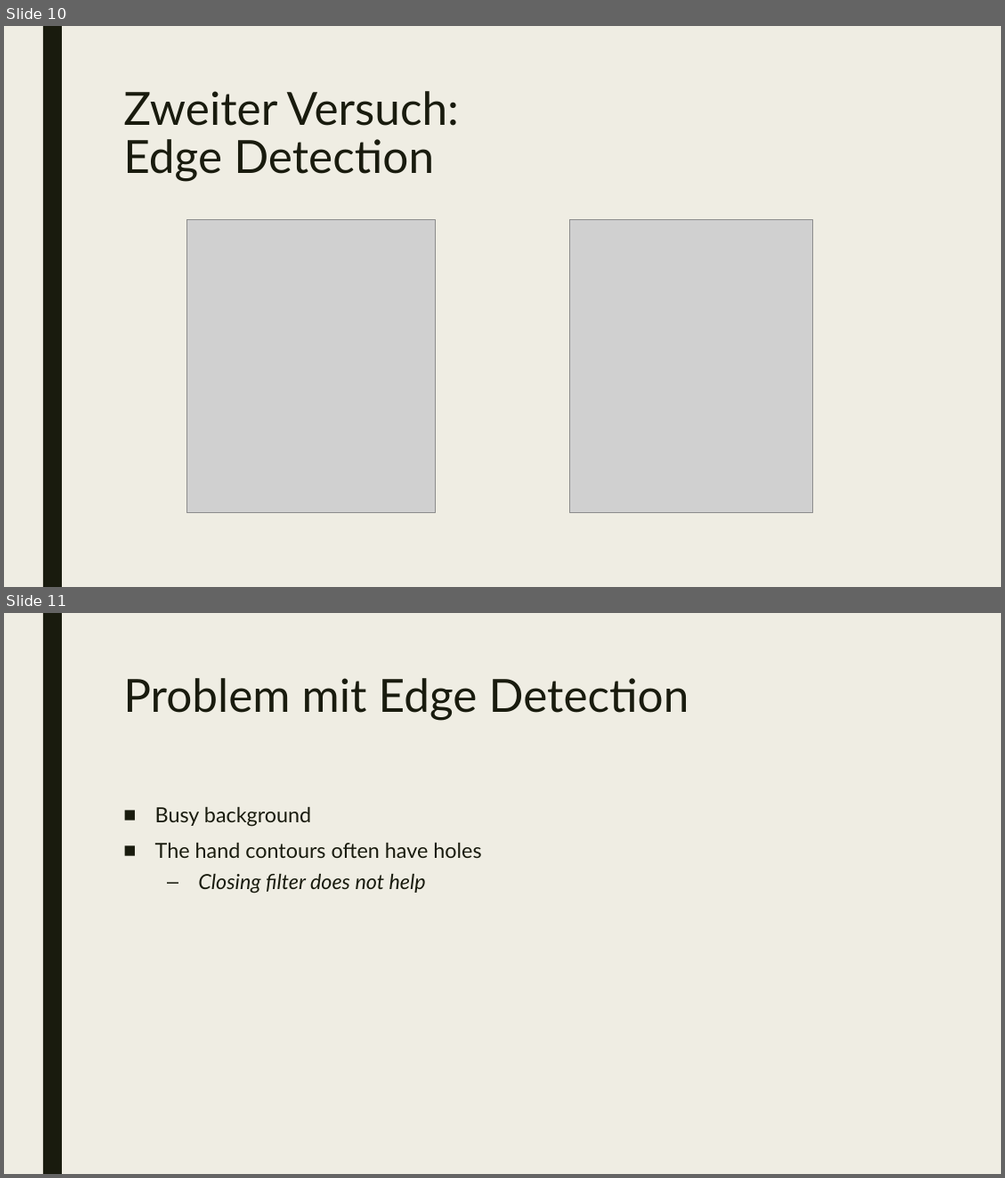
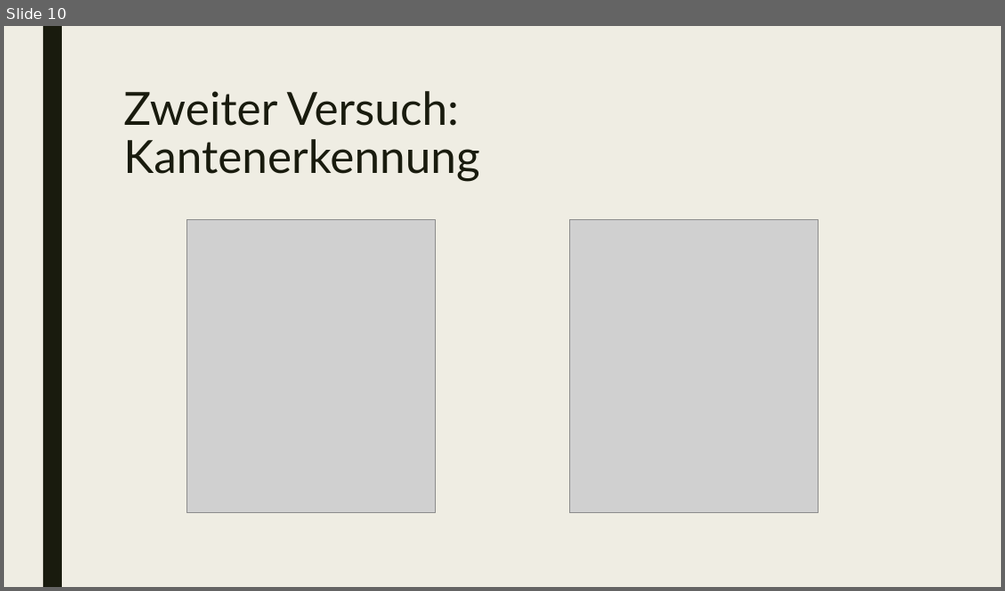
Before and after one commit to uol-mediaprocessing-201920/group-projects-hand-gesture, a slide deck: gesture_recognition.pptx. Shown one above the other, each under a label of ours: slides 10 and 11 before the commit, slide 10 after it. The pictures are 1005x1178 and 1005x591 pixels, drawn with LibreOffice and Linux fonts; fonts in the diff are those of the drawing; grey boxes stand for pictures. Boxes give left, top, right and bottom in pixels: in the first picture for what was removed or moved away, otherwise in the second. Text is boxed around its words. In the diff, an @@ line names an element or a change of style, - is before the commit and + after.

```diff
--- a/gesture_recognition.pptx
+++ b/gesture_recognition.pptx
@@ slide 11 removed at bbox=[4, 613, 1001, 1174], background #EFEDE3; not listed: 1 template element that a slide beside it also shows @@
@@ title removed at bbox=[123, 678, 689, 720] @@
-Problem mit Edge Detection
@@ text removed at bbox=[155, 806, 481, 893] @@
-■ Busy background
-■ The hand contours often have holes
-  – Closing filter does not help
@@ slide 10 changed as well @@
@@ title at bbox=[123, 91, 479, 182]: text changed @@
-Zweiter Versuch:
-Edge Detection
+Zweiter Versuch:
+Kantenerkennung
@@ picture added at bbox=[570, 220, 818, 513] @@
```
Also in this commit, not shown: 17 other slides changed, 2 slides added.
